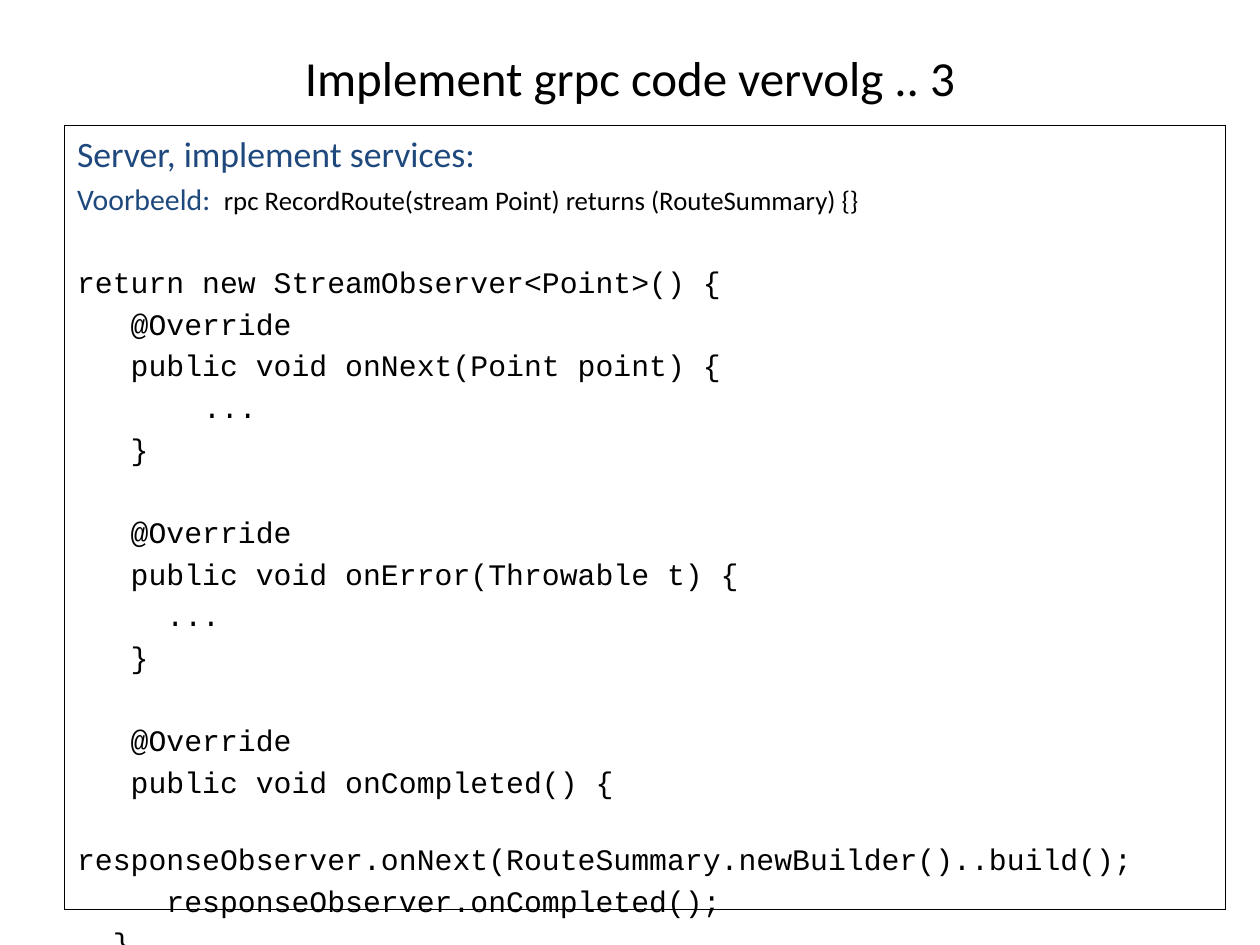
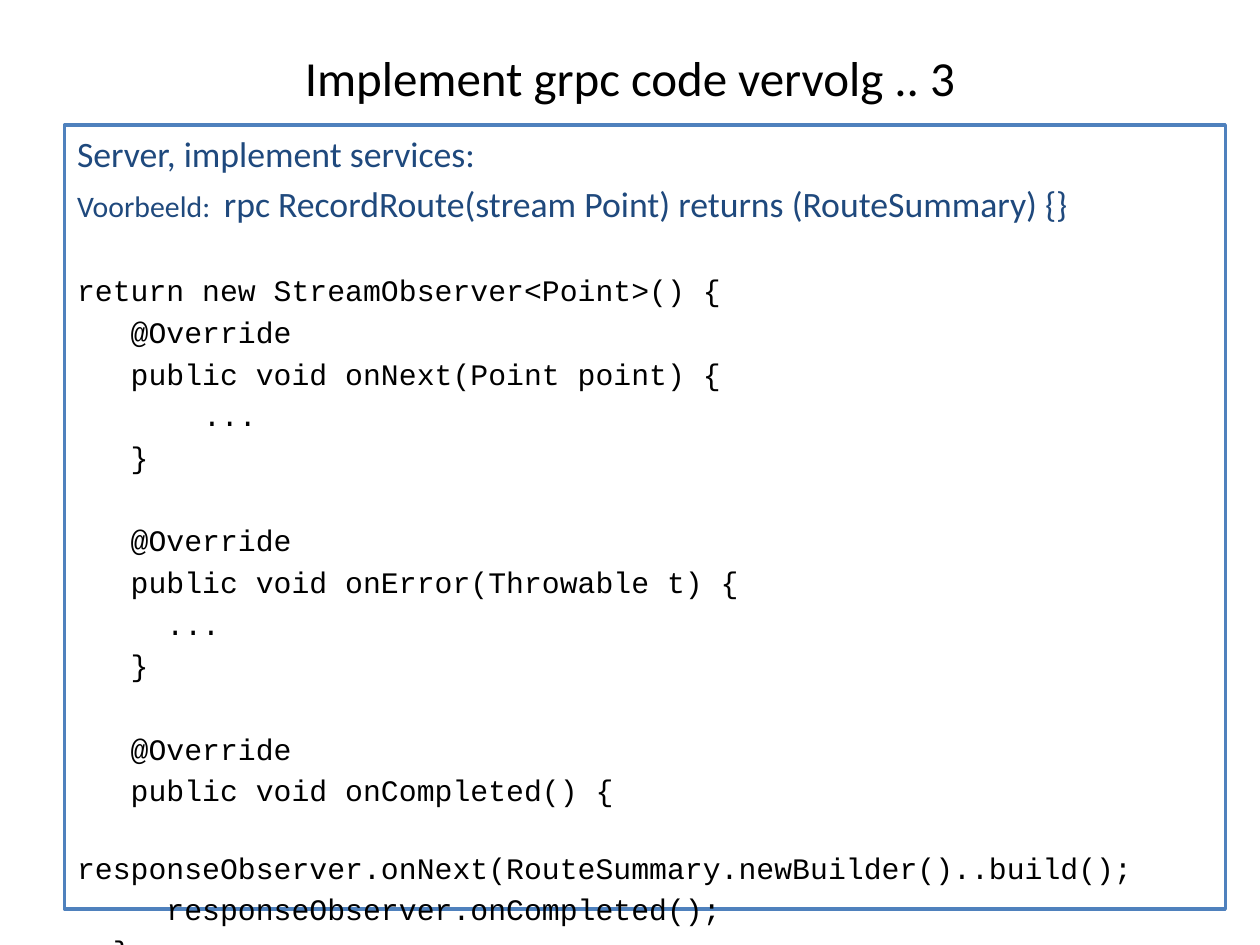
Before and after one commit to Michael-YuSha/workshop-grpc, a slide deck: slide 10 of doc/Workshop-grpc.pptx. Drawn at 1260x945 pixels with LibreOffice and Linux fonts; fonts in the diff are those of the drawing. Boxes give left, top, right and bottom in pixels: in the first picture for what was removed or moved away, otherwise in the second. Text is boxed around its words. In the diff, an @@ line names an element or a change of style, - is before the commit and + after.

```diff
--- a/doc/Workshop-grpc.pptx
+++ b/doc/Workshop-grpc.pptx
@@ text "Server, implement services:" at (64, 125, 1225, 908): fill none to #FFFFFF; outline #000000 0.75 pt to #4F81BD 2 pt @@
@@ text at (77, 191, 1037, 223): size 15.3 to 20.4 pt, text colour #000000 to #1F497D in "rpc RecordRoute(stream Point) returns (RouteSummary) {}"; more space between paragraphs @@
```
Also in this commit, not shown: 2 other slides changed, 2 other files.
